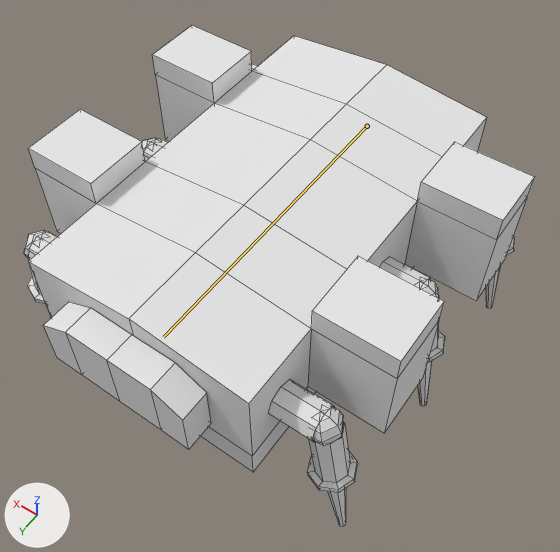
The Blender file Assets/Models/Transformer/transformer.blend, before and after one commit.
Camera for both pictures: a 50 mm lens placed at (-6.78, 9.28, 16.68), pointed at (-0.46, 0.42, 2.76). Every picture has the same lights, and +X, +Y and +Z are marked at lower left. The bones that change are drawn over the model as lines. Mesh edges are drawn as thin lines.

Objects in the first picture: 'Body'.
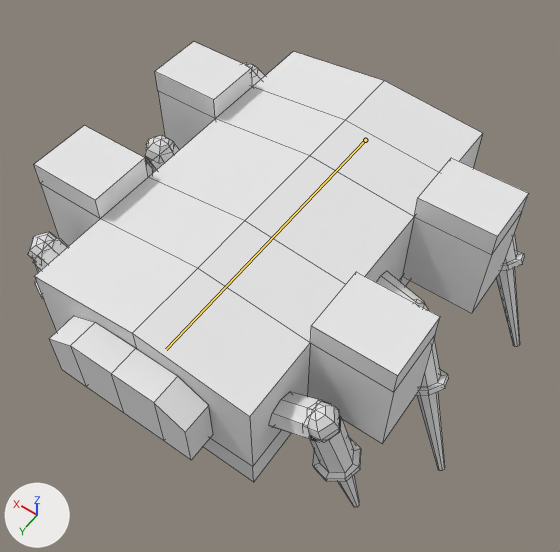
The newer file adds an action. The first version stands in its rest pose; the second is drawn at frame -11 of the action 'strafeLeft'.

Changed parts and their boxes [x1, y1, x2, y2] in the pictures (560 x 552 px):
'Body', posed (7% shorter)
    before: [24, 25, 534, 527]
    after: [28, 42, 529, 507]
bone 'Backbone', root to tip
    before: (367, 126) to (163, 337)
    after: (365, 140) to (166, 349)

What the commit changed:
Bone 'Backbone' (bone_backbone) moves from (0.0, 0.0, 0.0) to (0.0, 0.0, -0.46).
Bone 'Leg_IK.l' (bone_leg_ik_l) moves from (0.0, 0.0, 0.0) to (0.54, 0.01, 0.0).
Bone 'Leg_IK.l.001' (bone_leg_ik_l_001) moves from (0.0, 0.0, 0.0) to (-1.21, 1.13, 0.0).
Bone 'Leg_IK.l.002' (bone_leg_ik_l_002) moves from (0.0, 0.0, 0.0) to (-1.03, 1.13, -0.45).
Bone 'Leg_IK.r' (bone_leg_ik_r) moves from (0.0, 0.0, 0.0) to (0.05, -0.01, -0.33).
Bone 'Leg_IK.r.001' (bone_leg_ik_r_001) moves from (0.0, 0.0, 0.0) to (0.17, -0.74, 0.33).
Bone 'Leg_IK.r.002' (bone_leg_ik_r_002) moves from (0.0, 0.0, 0.0) to (0.0, -1.44, 0.0).
